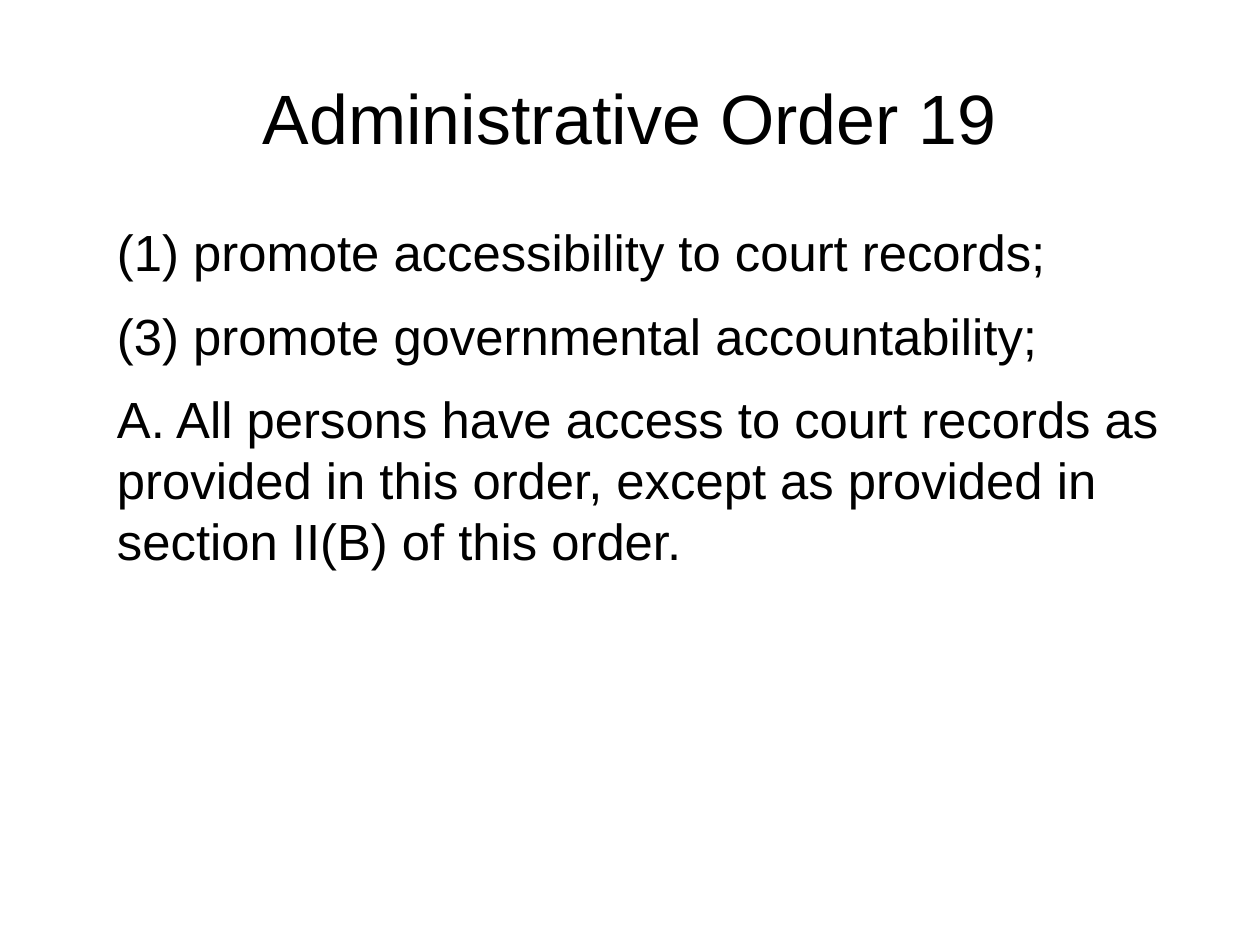
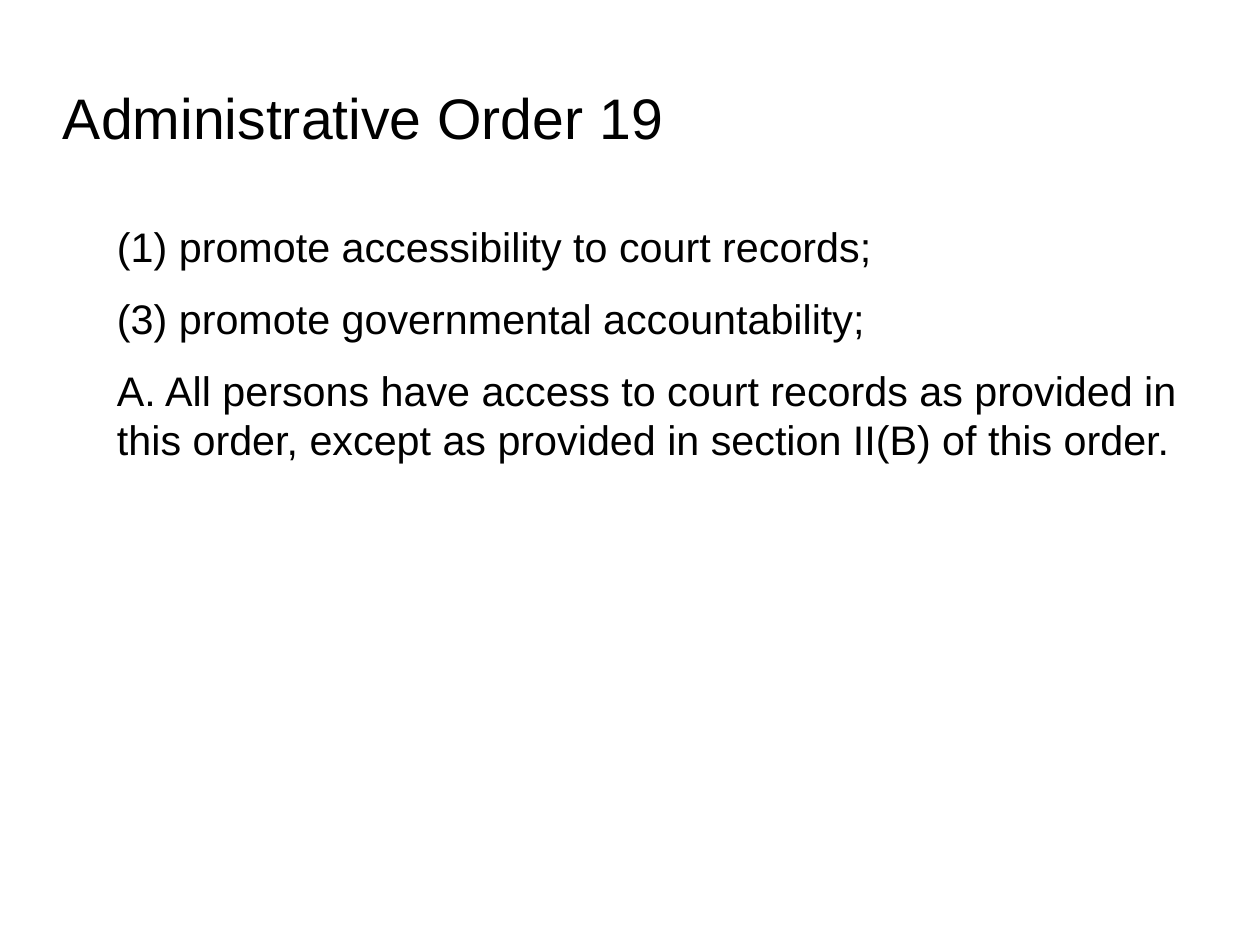
Before and after one commit to utecht/public_data, a slide deck: slide 5 of public_data.odp. Drawn at 1260x945 pixels with LibreOffice and Linux fonts; fonts in the diff are those of the drawing; background and template pictures are left out. Boxes give left, top, right and bottom in pixels: in the first picture for what was removed or moved away, otherwise in the second. Text is boxed around its words. In the diff, an @@ line names an element or a change of style, - is before the commit and + after.

```diff
--- a/public_data.odp
+++ b/public_data.odp
@@ title "Administrative Order 19": place and size @@
-title "Administrative Order 19" at [263, 93, 996, 145]
+title "Administrative Order 19" at [63, 97, 663, 140]
@@ title "Administrative Order 19" at [63, 97, 663, 140]: size 44 to 36 pt; alignment centre to left @@
@@ text "(1) promote accessibility to court ..." at [117, 232, 1176, 464]: size 32 to 26 pt @@
```
Also in this commit, not shown: 12 other slides changed, 4 slides added, 4 slides removed.
